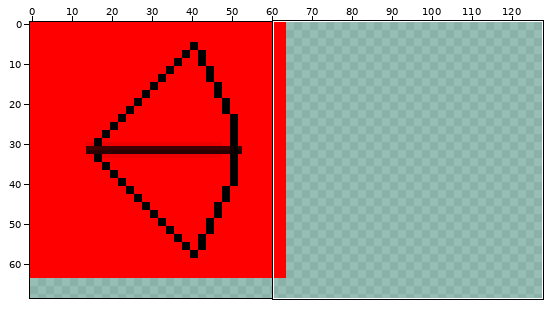
Edited in one commit: sprite sheet (Assets/Archer.png). Above, an overview of the earlier version with the close-up marked.
Close-up. First the earlier version:
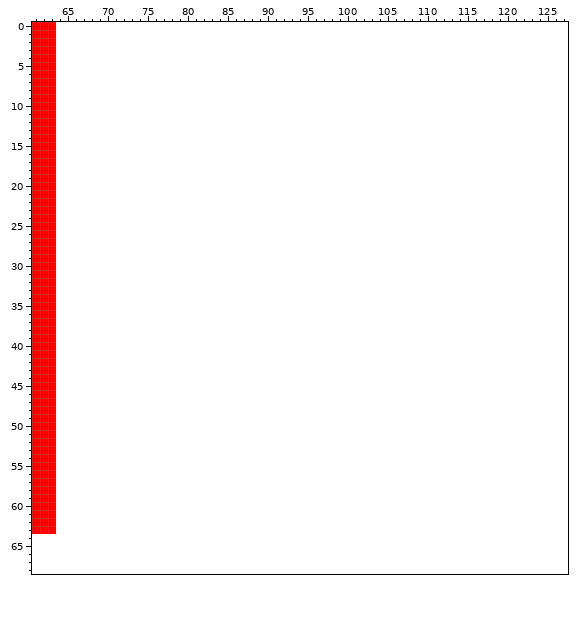
The file is 64x64 pixels. Colours within 5 levels of each other are drawn and written as one. Shown: x 61..127, y 0..68. The old version is drawn lined up with the new one, on the new canvas. The wide view leaves out empty margins. The commit also changed other parts of the picture, which this record leaves out.
New version:
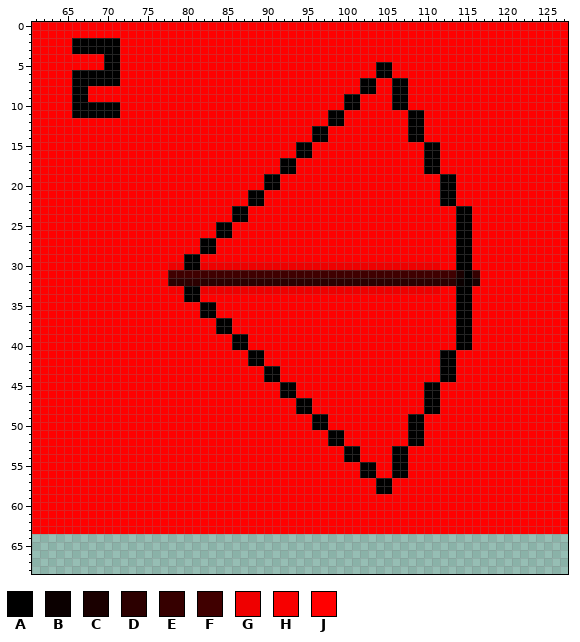
Palette (. is transparent): A #000000  B #0b0000  C #1a0000  D #2c0000  E #360000  F #400000  G #ef0000  H #f70000  J #ff0000
Diff:
canvas 64x64 -> 128x256
Changed rows in their new state; - is an unchanged pixel.
first column x 64:
 0 JJJJJJJJJJJJJJJJJJJJJJJJJJJJJJJJJJJJJJJJJJJJJJJJJJJJJJJJJJJJJJJJ
 1 JJJJJJJJJJJJJJJJJJJJJJJJJJJJJJJJJJJJJJJJJJJJJJJJJJJJJJJJJJJJJJJJ
 2 JJAAAAAAJJJJJJJJJJJJJJJJJJJJJJJJJJJJJJJJJJJJJJJJJJJJJJJJJJJJJJJJ
 3 JJAAAAAAJJJJJJJJJJJJJJJJJJJJJJJJJJJJJJJJJJJJJJJJJJJJJJJJJJJJJJJJ
 4 JJJJJJAAJJJJJJJJJJJJJJJJJJJJJJJJJJJJJJJJJJJJJJJJJJJJJJJJJJJJJJJJ
 5 JJJJJJAAJJJJJJJJJJJJJJJJJJJJJJJJJJJJJJJJAAJJJJJJJJJJJJJJJJJJJJJJ
 6 JJAAAAAAJJJJJJJJJJJJJJJJJJJJJJJJJJJJJJJJAAJJJJJJJJJJJJJJJJJJJJJJ
 7 JJAAAAAAJJJJJJJJJJJJJJJJJJJJJJJJJJJJJJAAJJAAJJJJJJJJJJJJJJJJJJJJ
 8 JJAAJJJJJJJJJJJJJJJJJJJJJJJJJJJJJJJJJJAAJJAAJJJJJJJJJJJJJJJJJJJJ
 9 JJAAJJJJJJJJJJJJJJJJJJJJJJJJJJJJJJJJAAJJJJAAJJJJJJJJJJJJJJJJJJJJ
10 JJAAAAAAJJJJJJJJJJJJJJJJJJJJJJJJJJJJAAJJJJAAJJJJJJJJJJJJJJJJJJJJ
11 JJAAAAAAJJJJJJJJJJJJJJJJJJJJJJJJJJAAJJJJJJJJAAJJJJJJJJJJJJJJJJJJ
12 JJJJJJJJJJJJJJJJJJJJJJJJJJJJJJJJJJAAJJJJJJJJAAJJJJJJJJJJJJJJJJJJ
13 JJJJJJJJJJJJJJJJJJJJJJJJJJJJJJJJAAJJJJJJJJJJAAJJJJJJJJJJJJJJJJJJ
14 JJJJJJJJJJJJJJJJJJJJJJJJJJJJJJJJAAJJJJJJJJJJAAJJJJJJJJJJJJJJJJJJ
15 JJJJJJJJJJJJJJJJJJJJJJJJJJJJJJAAJJJJJJJJJJJJJJAAJJJJJJJJJJJJJJJJ
16 JJJJJJJJJJJJJJJJJJJJJJJJJJJJJJAAJJJJJJJJJJJJJJAAJJJJJJJJJJJJJJJJ
17 JJJJJJJJJJJJJJJJJJJJJJJJJJJJAAJJJJJJJJJJJJJJJJAAJJJJJJJJJJJJJJJJ
18 JJJJJJJJJJJJJJJJJJJJJJJJJJJJAAJJJJJJJJJJJJJJJJAAJJJJJJJJJJJJJJJJ
19 JJJJJJJJJJJJJJJJJJJJJJJJJJAAJJJJJJJJJJJJJJJJJJJJAAJJJJJJJJJJJJJJ
20 JJJJJJJJJJJJJJJJJJJJJJJJJJAAJJJJJJJJJJJJJJJJJJJJAAJJJJJJJJJJJJJJ
21 JJJJJJJJJJJJJJJJJJJJJJJJAAJJJJJJJJJJJJJJJJJJJJJJAAJJJJJJJJJJJJJJ
22 JJJJJJJJJJJJJJJJJJJJJJJJAAJJJJJJJJJJJJJJJJJJJJJJAAJJJJJJJJJJJJJJ
23 JJJJJJJJJJJJJJJJJJJJJJAAJJJJJJJJJJJJJJJJJJJJJJJJJJAAJJJJJJJJJJJJ
24 JJJJJJJJJJJJJJJJJJJJJJAAJJJJJJJJJJJJJJJJJJJJJJJJJJAAJJJJJJJJJJJJ
25 JJJJJJJJJJJJJJJJJJJJAAJJJJJJJJJJJJJJJJJJJJJJJJJJJJAAJJJJJJJJJJJJ
26 JJJJJJJJJJJJJJJJJJJJAAJJJJJJJJJJJJJJJJJJJJJJJJJJJJAAJJJJJJJJJJJJ
27 JJJJJJJJJJJJJJJJJJAAJJJJJJJJJJJJJJJJJJJJJJJJJJJJJJAAJJJJJJJJJJJJ
28 JJJJJJJJJJJJJJJJJJAAJJJJJJJJJJJJJJJJJJJJJJJJJJJJJJAAJJJJJJJJJJJJ
29 JJJJJJJJJJJJJJJJAAJJJJJJJJJJJJJJJJJJJJJJJJJJJJJJJJAAJJJJJJJJJJJJ
30 JJJJJJJJJJJJJJGGAAGGGGGGGGGGGGGGGGGGGGGGGGGGGGGGJJAAJJJJJJJJJJJJ
31 JJJJJJJJJJJJJJFFFFFFFFFFFFFFFFFFFFFFFFFFFFFFFFFFFFCAEJJJJJJJJJJJ
32 JJJJJJJJJJJJJJDDDDDDDDDDDDDDDDDDDDDDDDDDDDDDDDDDDDBACJJJJJJJJJJJ
33 JJJJJJJJJJJJJJHHAAGGGGGGGGGGGGGGGGGGGGGGGGGGGGGGJJAAJJJJJJJJJJJJ
34 JJJJJJJJJJJJJJJJAAJJJJJJJJJJJJJJJJJJJJJJJJJJJJJJJJAAJJJJJJJJJJJJ
35 JJJJJJJJJJJJJJJJJJAAJJJJJJJJJJJJJJJJJJJJJJJJJJJJJJAAJJJJJJJJJJJJ
36 JJJJJJJJJJJJJJJJJJAAJJJJJJJJJJJJJJJJJJJJJJJJJJJJJJAAJJJJJJJJJJJJ
37 JJJJJJJJJJJJJJJJJJJJAAJJJJJJJJJJJJJJJJJJJJJJJJJJJJAAJJJJJJJJJJJJ
38 JJJJJJJJJJJJJJJJJJJJAAJJJJJJJJJJJJJJJJJJJJJJJJJJJJAAJJJJJJJJJJJJ
39 JJJJJJJJJJJJJJJJJJJJJJAAJJJJJJJJJJJJJJJJJJJJJJJJJJAAJJJJJJJJJJJJ
40 JJJJJJJJJJJJJJJJJJJJJJAAJJJJJJJJJJJJJJJJJJJJJJJJJJAAJJJJJJJJJJJJ
41 JJJJJJJJJJJJJJJJJJJJJJJJAAJJJJJJJJJJJJJJJJJJJJJJAAJJJJJJJJJJJJJJ
42 JJJJJJJJJJJJJJJJJJJJJJJJAAJJJJJJJJJJJJJJJJJJJJJJAAJJJJJJJJJJJJJJ
43 JJJJJJJJJJJJJJJJJJJJJJJJJJAAJJJJJJJJJJJJJJJJJJJJAAJJJJJJJJJJJJJJ
44 JJJJJJJJJJJJJJJJJJJJJJJJJJAAJJJJJJJJJJJJJJJJJJJJAAJJJJJJJJJJJJJJ
45 JJJJJJJJJJJJJJJJJJJJJJJJJJJJAAJJJJJJJJJJJJJJJJAAJJJJJJJJJJJJJJJJ
46 JJJJJJJJJJJJJJJJJJJJJJJJJJJJAAJJJJJJJJJJJJJJJJAAJJJJJJJJJJJJJJJJ
47 JJJJJJJJJJJJJJJJJJJJJJJJJJJJJJAAJJJJJJJJJJJJJJAAJJJJJJJJJJJJJJJJ
48 JJJJJJJJJJJJJJJJJJJJJJJJJJJJJJAAJJJJJJJJJJJJJJAAJJJJJJJJJJJJJJJJ
49 JJJJJJJJJJJJJJJJJJJJJJJJJJJJJJJJAAJJJJJJJJJJAAJJJJJJJJJJJJJJJJJJ
50 JJJJJJJJJJJJJJJJJJJJJJJJJJJJJJJJAAJJJJJJJJJJAAJJJJJJJJJJJJJJJJJJ
51 JJJJJJJJJJJJJJJJJJJJJJJJJJJJJJJJJJAAJJJJJJJJAAJJJJJJJJJJJJJJJJJJ
52 JJJJJJJJJJJJJJJJJJJJJJJJJJJJJJJJJJAAJJJJJJJJAAJJJJJJJJJJJJJJJJJJ
53 JJJJJJJJJJJJJJJJJJJJJJJJJJJJJJJJJJJJAAJJJJAAJJJJJJJJJJJJJJJJJJJJ
54 JJJJJJJJJJJJJJJJJJJJJJJJJJJJJJJJJJJJAAJJJJAAJJJJJJJJJJJJJJJJJJJJ
55 JJJJJJJJJJJJJJJJJJJJJJJJJJJJJJJJJJJJJJAAJJAAJJJJJJJJJJJJJJJJJJJJ
56 JJJJJJJJJJJJJJJJJJJJJJJJJJJJJJJJJJJJJJAAJJAAJJJJJJJJJJJJJJJJJJJJ
57 JJJJJJJJJJJJJJJJJJJJJJJJJJJJJJJJJJJJJJJJAAJJJJJJJJJJJJJJJJJJJJJJ
58 JJJJJJJJJJJJJJJJJJJJJJJJJJJJJJJJJJJJJJJJAAJJJJJJJJJJJJJJJJJJJJJJ
59 JJJJJJJJJJJJJJJJJJJJJJJJJJJJJJJJJJJJJJJJJJJJJJJJJJJJJJJJJJJJJJJJ
60 JJJJJJJJJJJJJJJJJJJJJJJJJJJJJJJJJJJJJJJJJJJJJJJJJJJJJJJJJJJJJJJJ
61 JJJJJJJJJJJJJJJJJJJJJJJJJJJJJJJJJJJJJJJJJJJJJJJJJJJJJJJJJJJJJJJJ
62 JJJJJJJJJJJJJJJJJJJJJJJJJJJJJJJJJJJJJJJJJJJJJJJJJJJJJJJJJJJJJJJJ
63 JJJJJJJJJJJJJJJJJJJJJJJJJJJJJJJJJJJJJJJJJJJJJJJJJJJJJJJJJJJJJJJJ
Pixel boxes of the changes (left, top, right, bottom) in both close-ups:
added: (56, 22, 568, 534)
